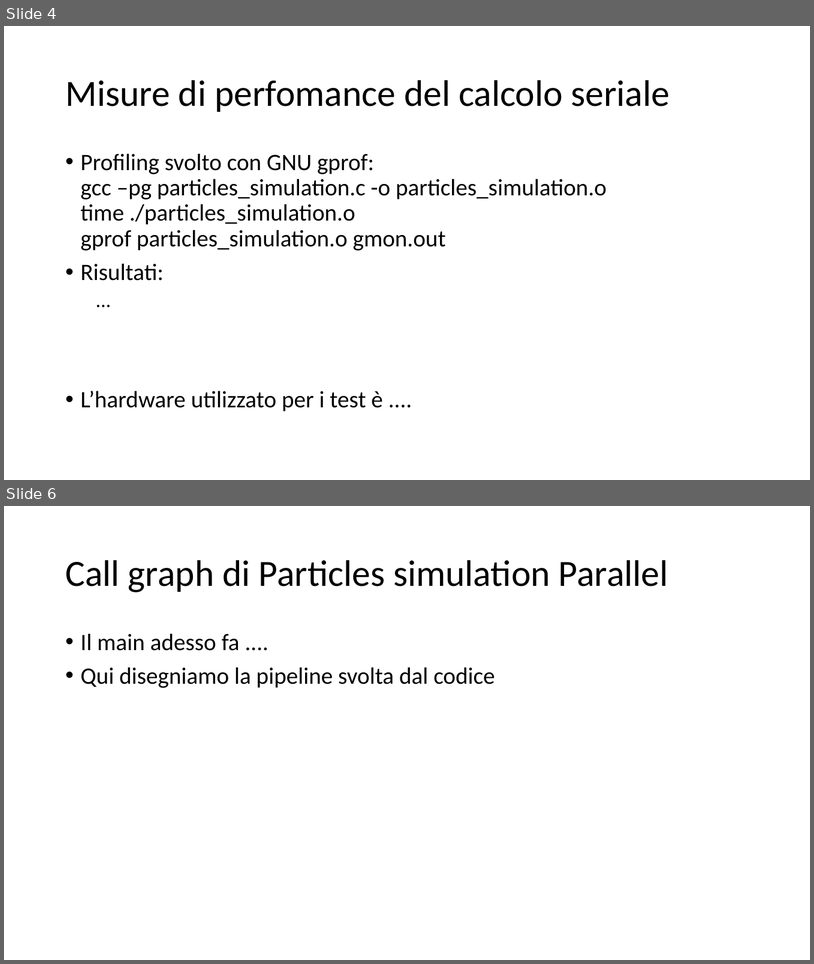
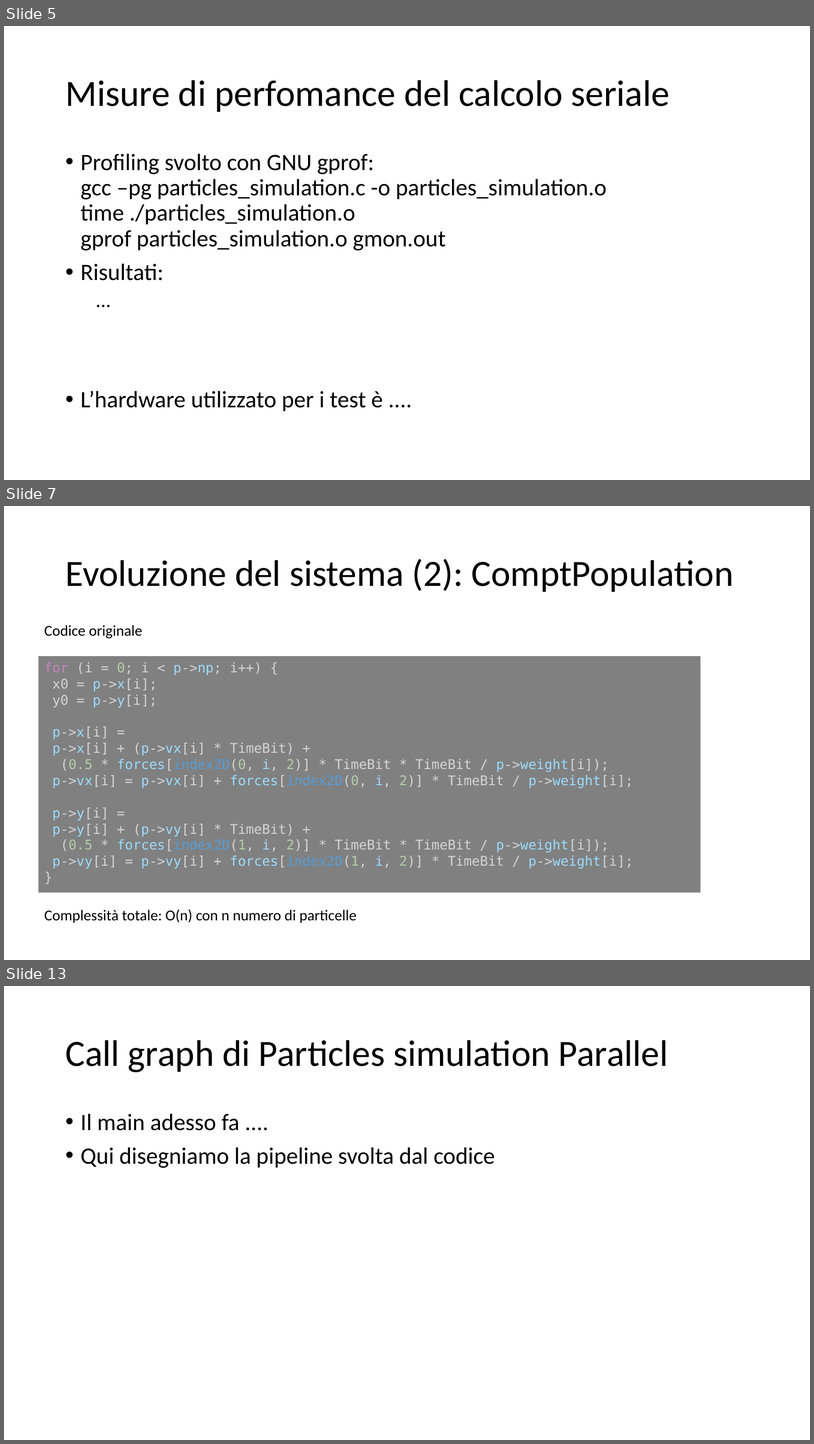
Before and after one commit to piepor/particles-simulation-parallel, a slide deck: presentazione/presentazione.pptx. Shown one above the other, each under a label of ours: slides 4 and 6 before the commit, slides 5, 7 and 13 after it; the slides between them are not shown. The pictures are 814x964 and 814x1444 pixels, drawn with LibreOffice and Linux fonts; fonts in the diff are those of the drawing. Boxes give left, top, right and bottom in pixels: in the first picture for what was removed or moved away, otherwise in the second. Text is boxed around its words. In the diff, an @@ line names an element or a change of style, - is before the commit and + after.

```diff
--- a/presentazione/presentazione.pptx
+++ b/presentazione/presentazione.pptx
@@ slide 7 added at bbox=[4, 506, 810, 960], background #FFFFFF @@
@@ title added at bbox=[65, 559, 734, 592], 44 pt, text #000000 @@
+Evoluzione del sistema (2): ComptPopulation
@@ text added at bbox=[44, 625, 143, 639], 18 pt, text #000000 @@
+Codice originale
@@ rectangle added at bbox=[38, 656, 701, 892], fill #808080, 16 pt, text #D4D4D4 @@
+for (i = 0; i < p->np; i++) {
+x0 = p->x[i];
+y0 = p->y[i];
+p->x[i] =
+p->x[i] + (p->vx[i] * TimeBit) +
+(0.5 * forces[index2D(0, i, 2)] * TimeBit * TimeBit / p->weight[i]);
+p->vx[i] = p->vx[i] + forces[index2D(0, i, 2)] * TimeBit / p->weight[i];
+p->y[i] =
+p->y[i] + (p->vy[i] * TimeBit) +
+(0.5 * forces[index2D(1, i, 2)] * TimeBit * TimeBit / p->weight[i]);
+p->vy[i] = p->vy[i] + forces[index2D(1, i, 2)] * TimeBit / p->weight[i];
+}
@@ text added at bbox=[44, 909, 357, 922], 18 pt, text #000000 @@
+Complessità totale: O(n) con n numero di particelle
@@ what was slide 4 is now slide 5 @@
@@ what was slide 6 is now slide 13 @@
```
Also in this commit, not shown: 1 slide changed, 9 other slides added, 3 slides removed, 1 other file.
